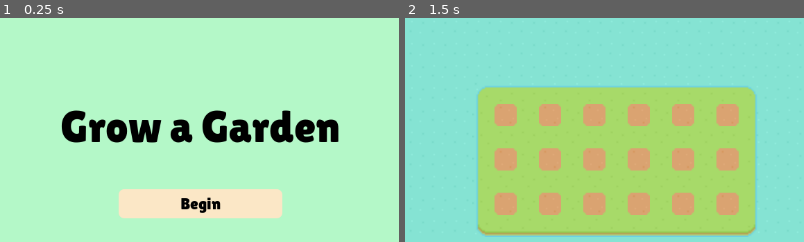
Above: before the commit, frames 1-2 (left to right).
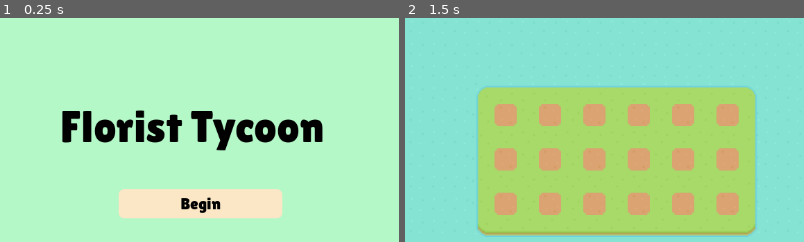
Above: after the commit, the same moments.

Repository: ignipac/florist-tycoon
Game: Godot game, scene res://ui/start_menu.tscn
Same seed, same stepped clock (60 frames per second), same inputs: the game is played once before the commit and once after it.
Inputs (mouse positions are % of the whole screen's width and height, from its top left):
- Up to frame 1 (0.25 s): no input
- Up to frame 2 (1.5 s): click "Begin" at 0.5 s; tap Enter at 1.25 s; move the mouse to (72, 45) at 1.27 s; click (72, 45) at 1.35 s
The pictures show only the part of the screen within x 25-75%, y 16-66%; the shares and areas given below are measured in that part.

The runs differ from the first frame. In frame 1, 5.2% of the frame differs, in the area x 15-85%, y 41-60%; in frame 2, nothing differs.

Commit message:
added vector styled herbs sprites

Diff:
--- a/npc/animations/male_034.tres
+++ b/npc/animations/male_034.tres
@@ -81,7 +81,7 @@
 "duration": 1.0,
 "texture": SubResource("AtlasTexture_aga4t")
 }],
-"loop": true,
+"loop": 1,
 "name": &"move_down",
 "speed": 5.0
 }, {
@@ -98,7 +98,7 @@
 "duration": 1.0,
 "texture": SubResource("AtlasTexture_k1sdv")
 }],
-"loop": true,
+"loop": 1,
 "name": &"move_left",
 "speed": 5.0
 }, {
@@ -115,7 +115,7 @@
 "duration": 1.0,
 "texture": SubResource("AtlasTexture_5vfr1")
 }],
-"loop": true,
+"loop": 1,
 "name": &"move_right",
 "speed": 5.0
 }, {
@@ -132,7 +132,7 @@
 "duration": 1.0,
 "texture": SubResource("AtlasTexture_ldbg5")
 }],
-"loop": true,
+"loop": 1,
 "name": &"move_up",
 "speed": 5.0
 }]
--- a/project.godot
+++ b/project.godot
@@ -8,11 +8,15 @@
 
 config_version=5
 
+[animation]
+
+compatibility/default_parent_skeleton_in_mesh_instance_3d=true
+
 [application]
 
-config/name="Devs That Jam #14"
+config/name="Florist Tycoon"
 run/main_scene="uid://hbyaiwnxm45a"
-config/features=PackedStringArray("4.4", "Mobile")
+config/features=PackedStringArray("4.7", "Mobile")
 config/icon="res://icon.svg"
 
 [autoload]
--- a/ui/start_menu.tscn
+++ b/ui/start_menu.tscn
@@ -15,7 +15,7 @@
 font_size = 64
 font_color = Color(0, 0, 0, 1)
 
-[node name="StartMenu" type="Control"]
+[node name="StartMenu" type="Control" unique_id=1364851677]
 layout_mode = 3
 anchors_preset = 15
 anchor_right = 1.0
@@ -24,7 +24,7 @@
 grow_vertical = 2
 script = ExtResource("1_kw4xl")
 
-[node name="ColorRect" type="ColorRect" parent="."]
+[node name="ColorRect" type="ColorRect" parent="." unique_id=1313383562]
 layout_mode = 1
 anchors_preset = 15
 anchor_right = 1.0
@@ -33,7 +33,7 @@
 grow_vertical = 2
 color = Color(0.705882, 0.972549, 0.784314, 1)
 
-[node name="StartGameButton" type="Button" parent="."]
+[node name="StartGameButton" type="Button" parent="." unique_id=1561584940]
 unique_name_in_owner = true
 layout_mode = 1
 anchors_preset = 8
@@ -50,14 +50,14 @@
 theme_override_colors/font_color = Color(0, 0, 0, 1)
 theme_override_fonts/font = ExtResource("2_iuit4")
 theme_override_font_sizes/font_size = 24
+theme_override_styles/normal = SubResource("StyleBoxFlat_iuit4")
+theme_override_styles/pressed = SubResource("StyleBoxFlat_iuit4")
+theme_override_styles/hover = SubResource("StyleBoxFlat_iuit4")
+theme_override_styles/disabled = SubResource("StyleBoxFlat_iuit4")
 theme_override_styles/focus = SubResource("StyleBoxFlat_iuit4")
-theme_override_styles/disabled = SubResource("StyleBoxFlat_iuit4")
-theme_override_styles/hover = SubResource("StyleBoxFlat_iuit4")
-theme_override_styles/pressed = SubResource("StyleBoxFlat_iuit4")
-theme_override_styles/normal = SubResource("StyleBoxFlat_iuit4")
 text = "Begin"
 
-[node name="Label" type="Label" parent="."]
+[node name="Label" type="Label" parent="." unique_id=696777907]
 layout_mode = 1
 anchors_preset = 8
 anchor_left = 0.5
@@ -70,5 +70,5 @@
 offset_bottom = -26.5
 grow_horizontal = 2
 grow_vertical = 2
-text = "Grow a Garden"
+text = "Florist Tycoon"
 label_settings = SubResource("LabelSettings_loyqk")
Not shown, changed: export_presets.cfg
Not shown: 1 places in flower_garden/flower_garden.tres that only renumber resources
Not shown: 1 places in flower_store/flower_store.tres that only renumber resources
Binary file added: herbs/1.png
Not shown, added: herbs/1.png.import
Binary file added: herbs/10.png
Not shown, added: herbs/10.png.import
Binary file added: herbs/11.png
Not shown, added: herbs/11.png.import
Binary file added: herbs/12.png
Not shown, added: herbs/12.png.import
Binary file added: herbs/13.png
(and 93 more such lines)
